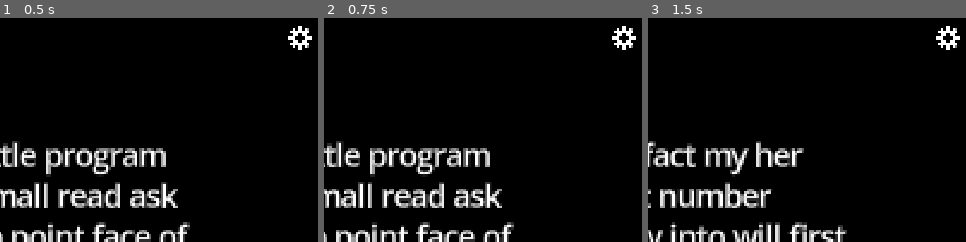
Above: before the commit, frames 1-3 (left to right).
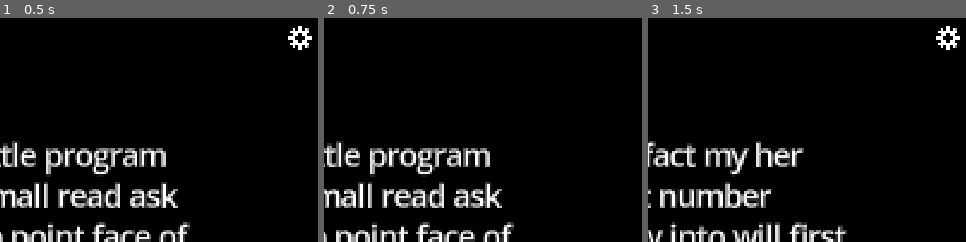
Above: after the commit, the same moments.

Repository: elensiel/typin-
Game: Godot game, scene res://scenes/main.tscn
Two runs of this game, one before a commit and one after it. Both use one fixed random seed, a clock stepped at 60 frames per second and the inputs below.
Inputs (mouse positions are % of the whole screen's width and height, from its top left):
- Up to frame 1 (0.5 s): no input
- Up to frame 2 (0.75 s): click (41, 64) at 0.52 s; type "12" at 0.6 s
- Up to frame 3 (1.5 s): click (43, 88) at 1.25 s
The pictures show only the part of the screen within x 50-100%, y 8-57%; the shares and areas given below are measured in that part.

Frame 1 is identical in both runs. In frame 2, 0.4% of the frame differs, in the area x 90-99%, y 3-15%; in frame 3, nothing differs.

Commit message:
ADDED hide some interface while typing feature

Diff:
--- a/globals/input_manager.gd
+++ b/globals/input_manager.gd
@@ -12,11 +12,16 @@
 var shortcut_key: StringName = SettingsManager.current_settings.general.shortcut_key
 
 func _input(event: InputEvent) -> void:
-	if not shortcut_enabled and event.is_action_pressed(TAB):
-		return _switch_focus()
+	if event is InputEventKey:
+		if not shortcut_enabled and event.is_action_pressed(TAB):
+			return _switch_focus()
 
-	if event.is_action_pressed(shortcut_key):
-		StateMachine.change_state(StateMachine.State.NEW)
+		if event.is_action_pressed(shortcut_key):
+			StateMachine.change_state(StateMachine.State.NEW)
+
+	## show cursor on mouse motion
+	if event is InputEventMouseMotion and Input.mouse_mode == Input.MOUSE_MODE_HIDDEN:
+		StateMachine.change_state(StateMachine.State.INTERRUPTED)
 
 func _switch_focus() -> void:
 	if not ObjectReferences.line_edit.visible or ObjectReferences.restart_button.has_focus():
--- a/globals/state_machine.gd
+++ b/globals/state_machine.gd
@@ -43,11 +43,16 @@
 	ScoreManager.update_labels()
 
 func _handle_visibility() -> void:
-	# menu switching
+	# MENUS
 	ObjectReferences.test_menu.visible = current_state != State.FINISHED and current_state != State.SETTINGS
 	ObjectReferences.result_menu.visible = current_state == State.FINISHED
 	ObjectReferences.settings_menu.visible = current_state == State.SETTINGS
 
-	# button visibility
+	# BUTTONS
 	ObjectReferences.restart_button.visible = !InputManager.shortcut_enabled and current_state != State.SETTINGS
-	ObjectReferences.settings_button.visible = current_state != State.SETTINGS
+	# hide settings button while typing
+	ObjectReferences.settings_button.visible = current_state != State.SETTINGS and current_state != State.TYPING
+
+	# CURSOR
+	# hides cursor while typing
+	Input.mouse_mode = Input.MOUSE_MODE_HIDDEN if current_state == State.TYPING else Input.MOUSE_MODE_VISIBLE
Not shown, changed: README.md
